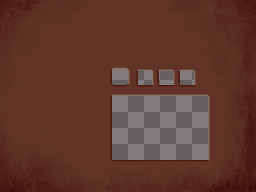
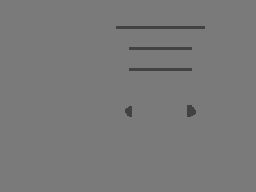
Comparing the layer stacks of the two (256, 192) images. Changes:
added group "setting" with 2 layers above "titleScreen" over [0, 0, 256, 192]
added layer "slider" in group "setting" over [116, 26, 205, 117]
added layer "fill" (1st of 2, in "setting") in group "setting" over [0, 0, 256, 192]
hid group "over" (2 layers) over [0, 0, 256, 192]
